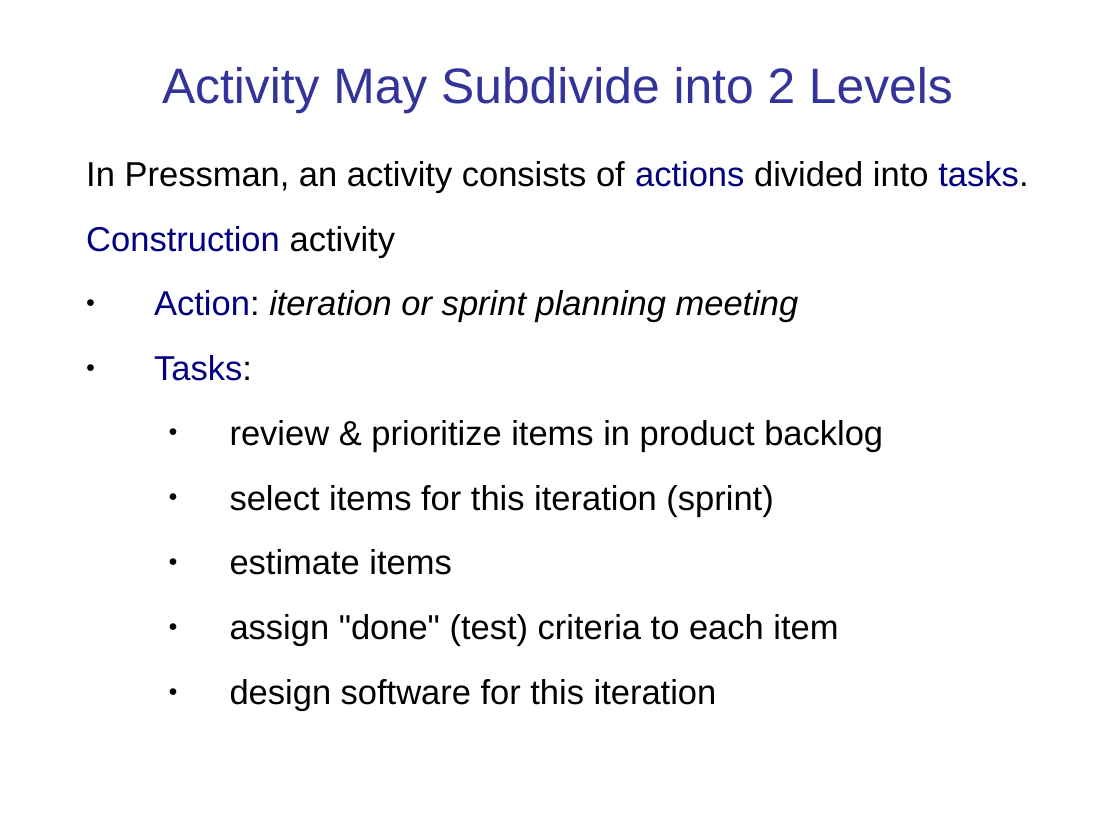
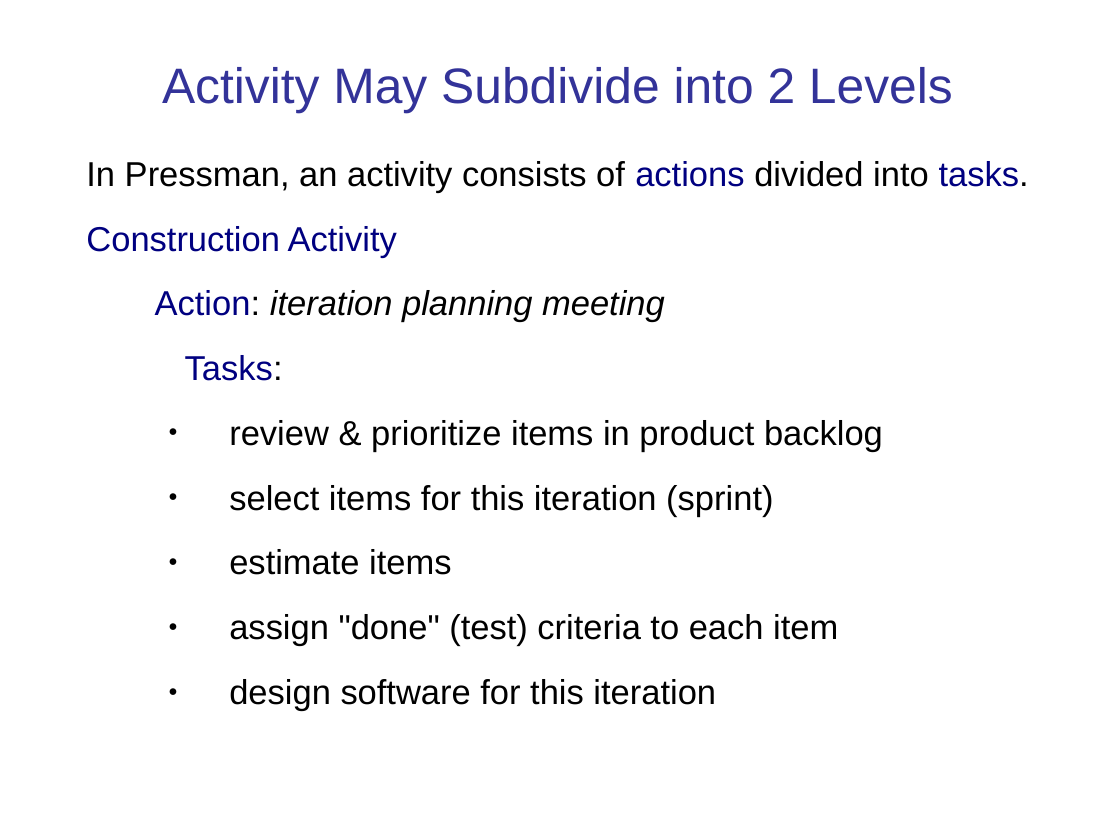
Before and after one commit to cpske/ISP, a slide deck: slide 20 of software-process/Introduction-software-process.ppt. Drawn at 1120x840 pixels with LibreOffice and Linux fonts; fonts in the diff are those of the drawing. Boxes give left, top, right and bottom in pixels: in the first picture for what was removed or moved away, otherwise in the second. Text is boxed around its words. In the diff, an @@ line names an element or a change of style, - is before the commit and + after.

Commit message:
add assignment

```diff
--- a/software-process/Introduction-software-process.ppt
+++ b/software-process/Introduction-software-process.ppt
@@ text at [86, 226, 665, 323]: text changed; text colour #000000 to #000080; italic off @@
-Construction activity
-● Action: iteration or sprint planning meeting
+Construction Activity
+Action: iteration planning meeting
@@ text at [185, 355, 883, 711]: bullet ● to none; indent changed @@
```
Also in this commit, not shown: 11 other slides changed, 5 other files.
